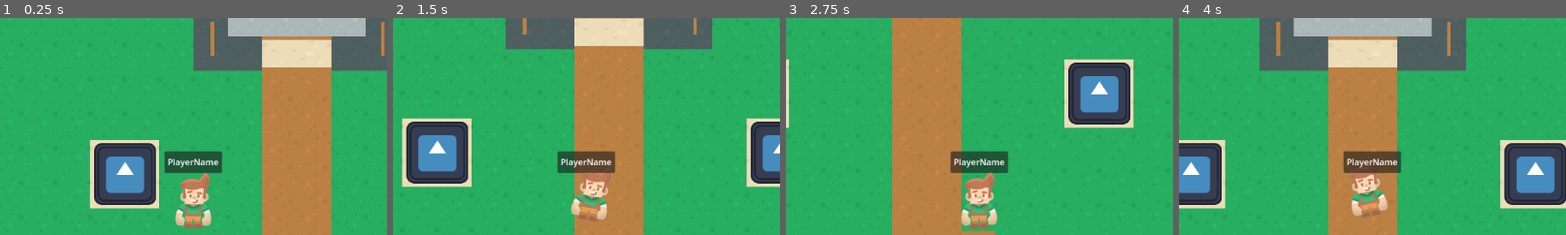
Above: before the commit, frames 1-4 (left to right).
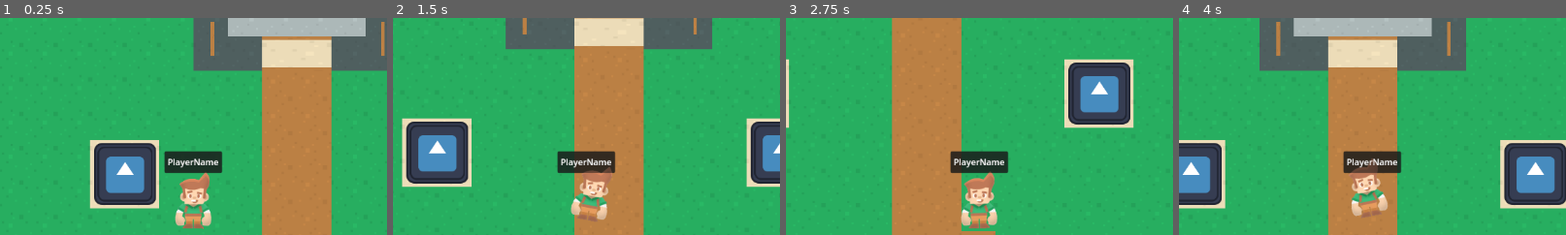
Above: after the commit, the same moments.

Repository: Travh98/MultiplayerBasicsWorkshopGodotCon2025
Game: Godot game, scene res://components/game_tree.tscn
Same seed, same stepped clock (60 frames per second), same inputs: the game is played once before the commit and once after it. Before the commit the project starts from res://levels/castle_level.tscn. The engine's default icon, where the game draws it, is replaced by a stand-in: a white triangle on a blue panel in a dark square.
Inputs:
- Up to frame 1 (0.25 s): no input
- Up to frame 2 (1.5 s): hold D (move_right) 0.53-1.28 s; hold S (move_down) from 1.28 s (still down)
- Up to frame 3 (2.75 s): release S (move_down) at 2.03 s; hold D (move_right) from 2.03 s (still down)
- Up to frame 4 (4 s): release D (move_right) at 2.78 s; hold W (move_up) 2.78-3.53 s; hold A (move_left) from 3.53 s (still down)
The pictures show only the part of the screen within x 25-75%, y 6-56%; the shares and areas given below are measured in that part.

The runs differ from the first frame. In frame 1, 1.3% of the frame differs, in the area x 42-58%, y 61-97%; in frame 2, 1.1%; in frame 3, 1.3%, in the area x 42-58%, y 61-96%; in frame 4, 1.0%.

Commit message:
Move level to game tree

Diff:
--- /dev/null
+++ b/components/game_tree.tscn
@@ -0,0 +1,14 @@
+[gd_scene load_steps=3 format=3 uid="uid://xhma3wlrqehr"]
+
+[ext_resource type="PackedScene" uid="uid://bbt71rqh7m6g5" path="res://levels/castle_level.tscn" id="1_q3u5y"]
+[ext_resource type="PackedScene" uid="uid://01tmnbmsfsnf" path="res://entities/player.tscn" id="2_ooffa"]
+
+[node name="GameTree" type="Node"]
+
+[node name="Level" type="Node" parent="."]
+
+[node name="CastleLevel" parent="Level" instance=ExtResource("1_q3u5y")]
+
+[node name="PlayersMgr" type="Node" parent="."]
+
+[node name="Player" parent="PlayersMgr" instance=ExtResource("2_ooffa")]
--- a/project.godot
+++ b/project.godot
@@ -11,7 +11,7 @@
 [application]
 
 config/name="MultiplayerWorkshopGodotCon"
-run/main_scene="uid://bbt71rqh7m6g5"
+run/main_scene="uid://xhma3wlrqehr"
 config/features=PackedStringArray("4.4", "Forward Plus")
 config/icon="res://icon.svg"
 
